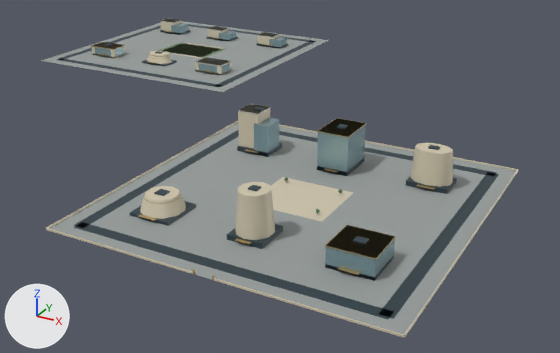
The glTF model web/public/assets/3d/ampliworld/GC-CITY-2030/GC-TILE-19-21.glb as it was, and as the next commit left it.
Before and after are seen from a 50 mm camera at (9522.0, -6820.0, 323.0) aimed at (9077.0, -6011.0, -82.0). Lighting does not change. The marker at lower left points along +X, +Y and +Z. The older version comes first. Where no turn or scale is listed for an object, it has been applied to the vertices. Vertices at exactly the same position are counted once.

The older version as bpy lines, for what is in view:
```python
ob_gc_tile_19_21_dark = bpy.data.objects.new('GC-TILE-19-21-dark', me_mesh_1)
ob_gc_tile_19_21_dark.location = (0.0, 0.0, 0.0)
ob_gc_tile_19_21_field = bpy.data.objects.new('GC-TILE-19-21-field', me_mesh_6)
ob_gc_tile_19_21_field.location = (0.0, 0.0, 0.0)
ob_gc_tile_19_21_glass = bpy.data.objects.new('GC-TILE-19-21-glass', me_mesh_3)
ob_gc_tile_19_21_glass.location = (0.0, 0.0, 0.0)
ob_gc_tile_19_21_gold = bpy.data.objects.new('GC-TILE-19-21-gold', me_mesh_5)
ob_gc_tile_19_21_gold.location = (0.0, 0.0, 0.0)
ob_gc_tile_19_21_ivory = bpy.data.objects.new('GC-TILE-19-21-ivory', me_mesh_2)
ob_gc_tile_19_21_ivory.location = (0.0, 0.0, 0.0)
ob_gc_tile_19_21_paving = bpy.data.objects.new('GC-TILE-19-21-paving', me_mesh_0)
ob_gc_tile_19_21_paving.location = (0.0, 0.0, 0.0)
ob_gc_tile_19_21_white = bpy.data.objects.new('GC-TILE-19-21-white', me_mesh_4)
ob_gc_tile_19_21_white.location = (0.0, 0.0, 0.0)
```
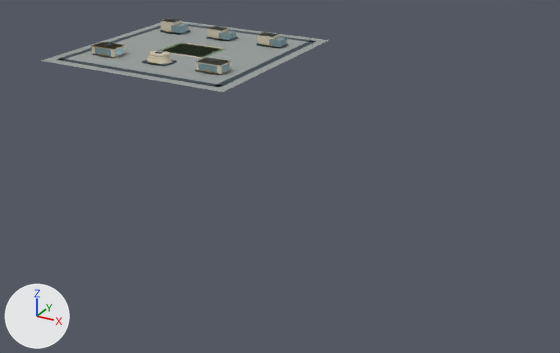
What differs and where, as boxes [x1, y1, x2, y2] in the pictures (560 x 353 px):
'GC-TILE-19-21-paving', reshaped (39% narrower, 77% shorter): before [41, 21, 516, 335]; after [41, 21, 329, 92]
'GC-TILE-19-21-ivory', reshaped (60% narrower, 82% shorter): before [46, 18, 519, 338]; after [92, 18, 279, 75]
'GC-TILE-19-21-dark', reshaped (41% narrower, 77% shorter): before [58, 20, 499, 319]; after [58, 20, 316, 87]
'GC-TILE-19-21-glass', reshaped (36% narrower, 80% shorter): before [94, 23, 395, 281]; after [94, 23, 287, 73]
'GC-TILE-19-21-gold', reshaped (47% narrower, 83% shorter): before [92, 31, 435, 281]; after [92, 31, 273, 72]
'GC-TILE-19-21-white', reshaped (49% shorter): before [160, 18, 277, 114]; after [160, 18, 277, 66]
part 1 of me_mesh_0, deleted: before [49, 123, 516, 335]
part 2 of me_mesh_1, deleted: before [73, 107, 499, 319]
part 3 of me_mesh_2, deleted: before [46, 104, 519, 338]
part 4 of me_mesh_3, deleted: before [254, 118, 395, 281]
part 5 of me_mesh_4, deleted: before [238, 104, 271, 114]
part 6 of me_mesh_5, deleted: before [138, 118, 435, 281]

The change, as a diff of the scene's bpy script:
```diff
--- a/web/public/assets/3d/ampliworld/GC-CITY-2030/GC-TILE-19-21.glb.py
+++ b/web/public/assets/3d/ampliworld/GC-CITY-2030/GC-TILE-19-21.glb.py
@@ me_mesh_0 @@
 # used by ob_gc_tile_19_21_paving; location = (0.0, 0.0, 0.0)
-me_mesh_0.from_pydata(...)  # 16 vertices, 24 faces; spans x 8621.0..9379.0, y -6379.0..-5621.0, z 0.0
+me_mesh_0.from_pydata(...)  # 8 vertices, 12 faces; spans x 8621.0..8959.0, y -5959.0..-5621.0, z 0.0
+# me_mesh_0 part 1: the loose piece of 8 vertices spanning x 9041.0..9379.0, y -6379.0..-6041.0, z 0.0 is deleted
 me_mesh_0.materials.append(mat_paving)
@@ me_mesh_1 @@
 # used by ob_gc_tile_19_21_dark; location = (0.0, 0.0, 0.0)
-me_mesh_1.from_pydata(...)  # 256 vertices, 384 faces; spans x 8636.0..9364.0, y -6364.0..-5636.0, z 0.0..48.0
+me_mesh_1.from_pydata(...)  # 128 vertices, 192 faces; spans x 8636.0..8944.0, y -5944.0..-5636.0, z 0.0..21.0
+# me_mesh_1 part 2: 16 loose pieces with 128 vertices, spanning x 9056.0..9364.0, y -6364.0..-6056.0, z 0.0..48.0, are deleted
 me_mesh_1.materials.append(mat_dark)
@@ me_mesh_2 @@
 # used by ob_gc_tile_19_21_ivory; location = (0.0, 0.0, 0.0)
-me_mesh_2.from_pydata(...)  # 192 vertices, 316 faces; spans x 8668.0..9380.0, y -6380.0..-5686.0, z 0.0..47.0
+me_mesh_2.from_pydata(...)  # 70 vertices, 112 faces; spans x 8668.0..8912.0, y -5892.0..-5686.0, z 0.0..20.0
+# me_mesh_2 part 3: 10 loose pieces with 122 vertices, spanning x 9040.0..9380.0, y -6380.0..-6040.0, z 0.0..47.0, are deleted
 me_mesh_2.materials.append(mat_ivory)
@@ me_mesh_3 @@
 # used by ob_gc_tile_19_21_glass; location = (0.0, 0.0, 0.0)
-me_mesh_3.from_pydata(...)  # 176 vertices, 264 faces; spans x 8667.0..9332.0, y -6319.0..-5689.0, z 0.0..44.0
+me_mesh_3.from_pydata(...)  # 88 vertices, 132 faces; spans x 8667.0..8913.0, y -5893.0..-5689.0, z 0.0..15.0
+# me_mesh_3 part 4: 11 loose pieces with 88 vertices, spanning x 9112.0..9332.0, y -6319.0..-6095.0, z 0.0..44.0, are deleted
 me_mesh_3.materials.append(mat_glass)
@@ me_mesh_4 @@
 # used by ob_gc_tile_19_21_white; location = (0.0, 0.0, 0.0)
-me_mesh_4.from_pydata(...)  # 128 vertices, 192 faces; spans x 8667.0..9116.0, y -6131.0..-5686.0, z 0.0..47.0
+me_mesh_4.from_pydata(...)  # 120 vertices, 180 faces; spans x 8667.0..8913.0, y -5893.0..-5686.0, z 0.0..20.0
+# me_mesh_4 part 5: the loose piece of 8 vertices spanning x 9090.0..9116.0, y -6131.0..-6105.0, z 46.0..47.0 is deleted
 me_mesh_4.materials.append(mat_white)
@@ me_mesh_5 @@
 # used by ob_gc_tile_19_21_gold; location = (0.0, 0.0, 0.0)
-me_mesh_5.from_pydata(...)  # 400 vertices, 684 faces; spans x 8667.0..9332.0, y -6380.0..-5712.0, z 0.0..44.0
+me_mesh_5.from_pydata(...)  # 122 vertices, 204 faces; spans x 8667.0..8899.0, y -5896.0..-5712.0, z 4.0..15.0
+# me_mesh_5 part 6: 19 loose pieces with 278 vertices, spanning x 9091.0..9332.0, y -6380.0..-6095.0, z 0.0..44.0, are deleted
 me_mesh_5.materials.append(mat_gold)
```
